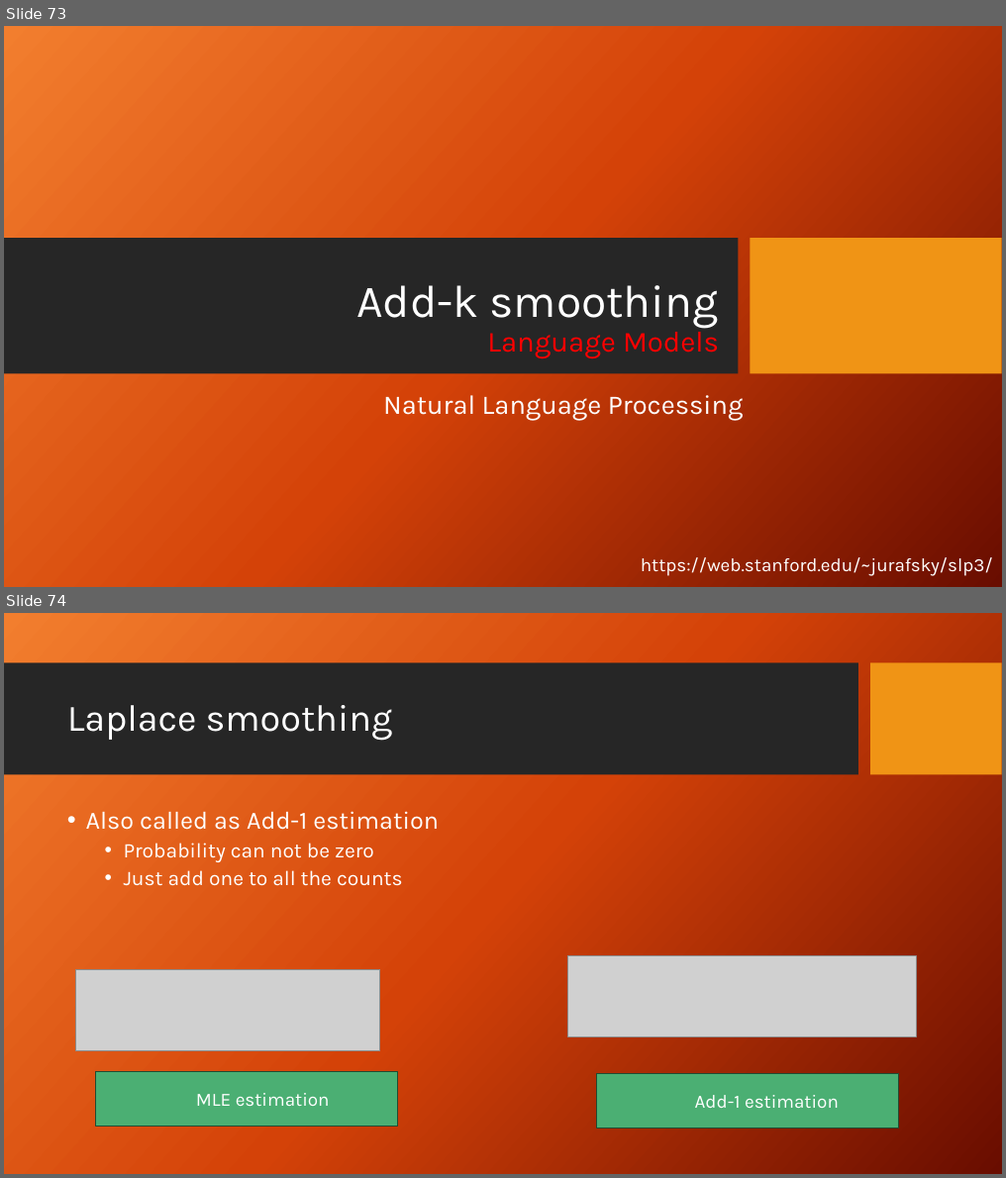
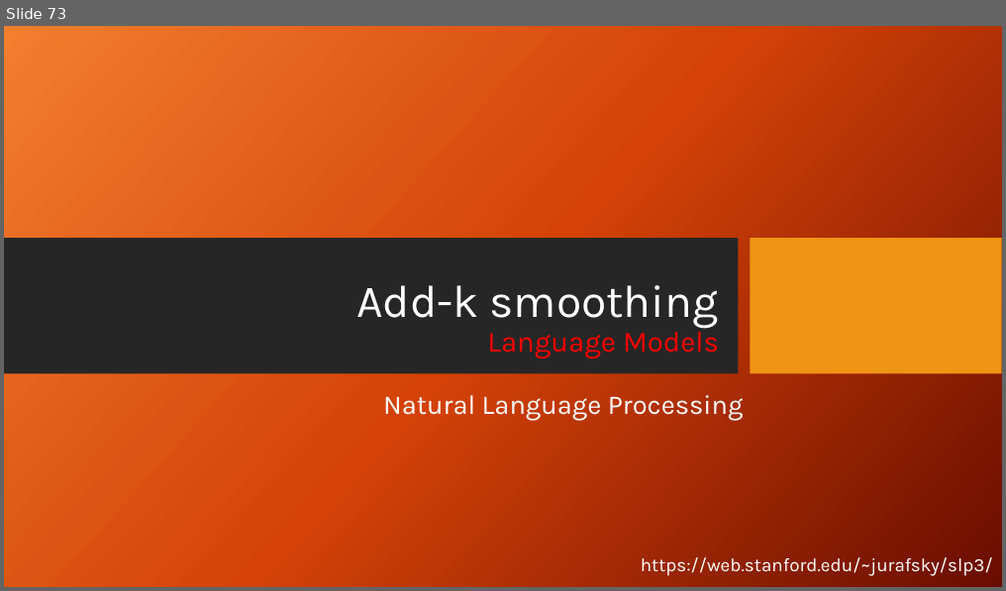
Before and after one commit to FaisalAhmedBijoy/Natural-Language-Processing-with-Python, a slide deck: docs/NLP_bangla_tutorial.pptx. Shown one above the other, each under a label of ours: slides 73 and 74 before the commit, slide 73 after it. The pictures are 1006x1178 and 1006x591 pixels, drawn with LibreOffice and Linux fonts; fonts in the diff are those of the drawing; grey boxes stand for pictures; background and template pictures are left out. Boxes give left, top, right and bottom in pixels: in the first picture for what was removed or moved away, otherwise in the second. Text is boxed around its words. In the diff, an @@ line names an element or a change of style, - is before the commit and + after.

```diff
--- a/docs/NLP_bangla_tutorial.pptx
+++ b/docs/NLP_bangla_tutorial.pptx
@@ slide 74 removed at (4,613,1002,1174), background picture (left out) @@
@@ rectangle removed at (4,663,858,775) @@
@@ rectangle removed at (871,663,1002,775) @@
@@ title removed at (67,705,393,740) @@
-Laplace smoothing
@@ text removed at (86,811,439,886) @@
-• Also called as Add-1 estimation
-  • Probability can not be zero
-  • Just add one to all the counts
@@ picture removed at (568,956,917,1038) @@
@@ picture removed at (75,969,380,1051) @@
@@ rectangle removed at (95,1072,398,1127) @@
-  MLE estimation
@@ rectangle removed at (597,1073,899,1128) @@
-  Add-1 estimation
```
Also in this commit, not shown: 12 slides added.
